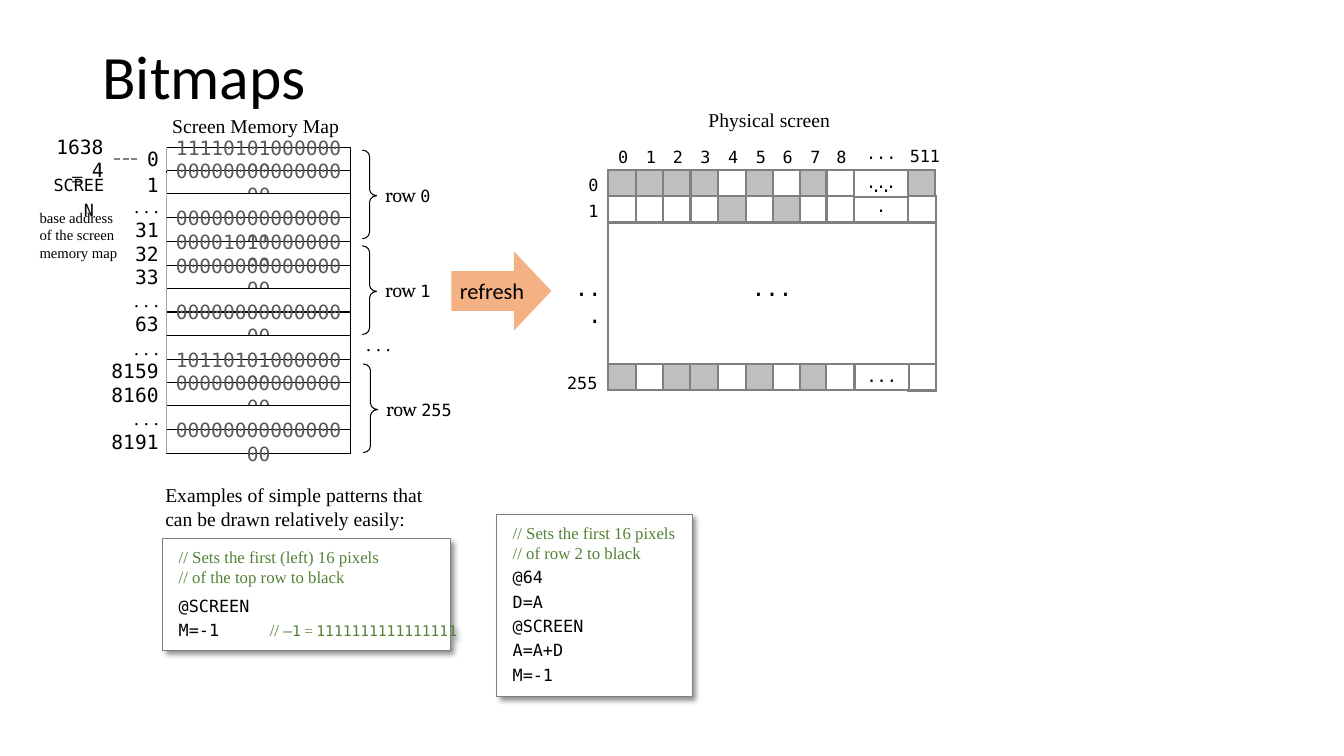
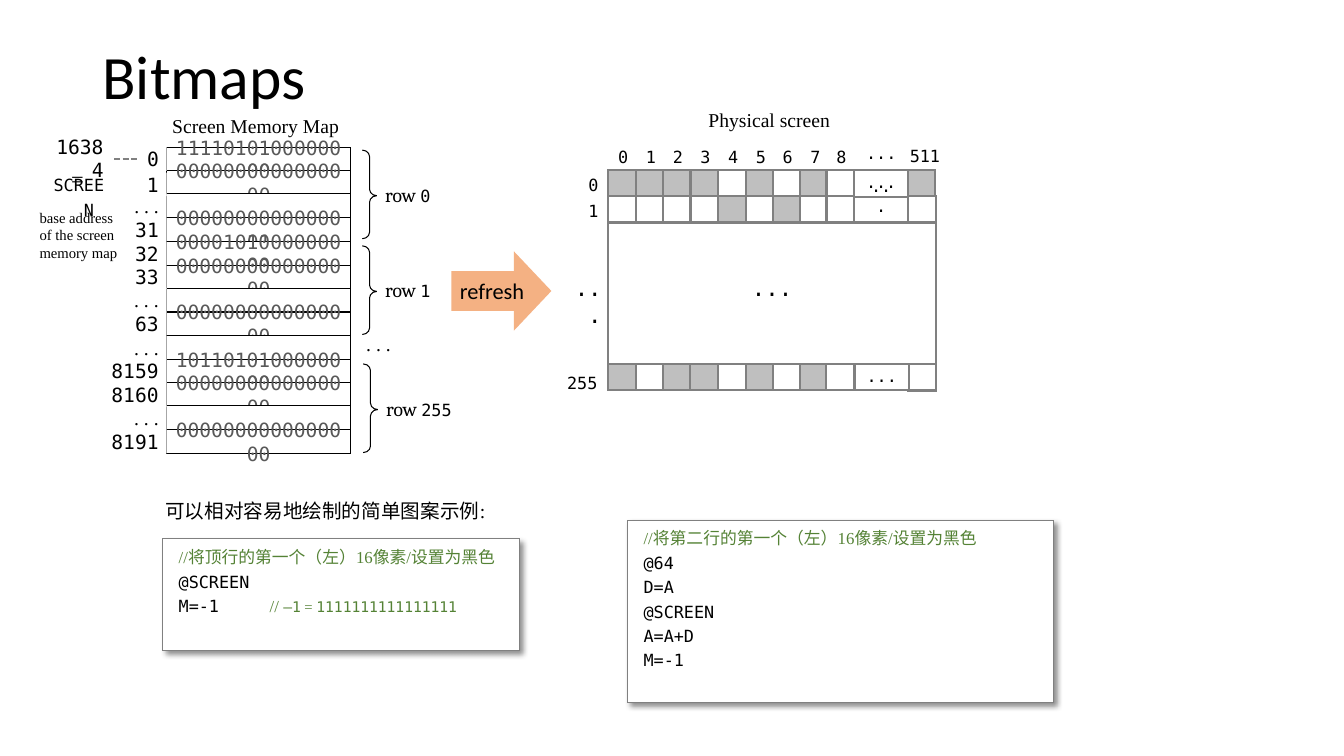
Before and after one commit to vcboy1/Leeds, a slide deck: slide 20 of 26fall/1860/Lecture/Week1.9/Lec 1.9.1 Memory II.pptx (slide 21 before the commit). Drawn at 1344x756 pixels with LibreOffice and Linux fonts; fonts in the diff are those of the drawing. Boxes give left, top, right and bottom in pixels: in the first picture for what was removed or moved away, otherwise in the second. Text is boxed around its words. In the diff, an @@ line names an element or a change of style, - is before the commit and + after.

```diff
--- a/26fall/1860/Lecture/Week1.9/Lec 1.9.1 Memory II.pptx
+++ b/26fall/1860/Lecture/Week1.9/Lec 1.9.1 Memory II.pptx
@@ text at (165, 501, 485, 520): text changed; font Times New Roman to Comic Neue @@
-Examples of simple patterns that
-can be drawn relatively easily:
+可以相对容易地绘制的简单图案示例:
@@ rectangle "//将顶行的第一个（左）16像素/设置为黑色": place and size @@
-rectangle "//将顶行的第一个（左）16像素/设置为黑色" at (163, 539, 451, 651)
+rectangle "//将顶行的第一个（左）16像素/设置为黑色" at (163, 539, 520, 651)
@@ rectangle "//将第二行的第一个（左）16像素/设置为黑色": place and size @@
-rectangle "//将第二行的第一个（左）16像素/设置为黑色" at (497, 514, 693, 697)
+rectangle "//将第二行的第一个（左）16像素/设置为黑色" at (628, 520, 1055, 703)
@@ text in rectangle at (644, 531, 977, 546): text changed @@
-// Sets the first 16 pixels
-// of row 2 to black
+//将第二行的第一个（左）16像素/设置为黑色
@@ text in rectangle at (179, 550, 495, 565): text changed @@
-// Sets the first (left) 16 pixels
-// of the top row to black
+//将顶行的第一个（左）16像素/设置为黑色
@@ text in rectangle at (179, 575, 250, 591): less space between paragraphs @@
```
Also in this commit, not shown: 22 other slides changed, 2 slides removed, 3 other files.
